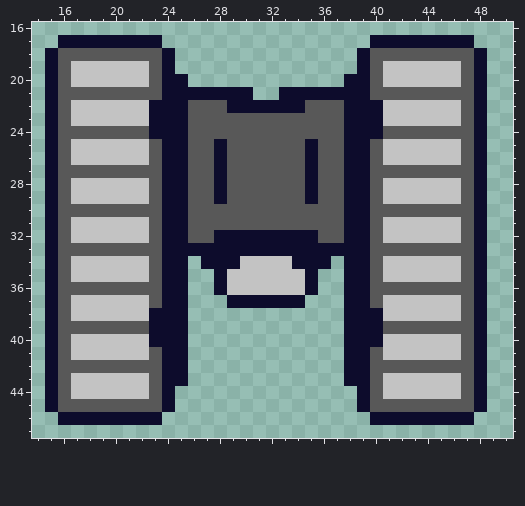
File history of a pixel-art sprite, Assets/Sprites/Bodies/robot2.png. Above, as it was before the edit.
The file is 64x64 pixels. Shown: x 14..50, y 16..47. The old version is drawn lined up with the new one.
The same view after the edit:
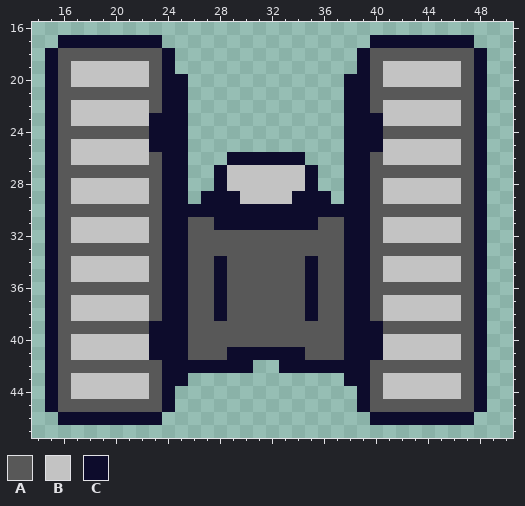
Palette (. is transparent): A #585858  B #c3c3c3  C #0d0c2c
Edits made:
{"change": "whole drawing moved by +0,+1 (the old picture is shown already moved)"}
{"y":21,"x":26,"old":"CCCCC","new":"....."}
{"y":21,"x":33,"old":"CCCCC","new":"....."}
{"y":22,"x":23,"old":"C","new":"A"}
{"y":22,"x":26,"old":"AAACCCCCCAAA","new":"............"}
{"y":22,"x":40,"old":"C","new":"A"}
{"y":23,"x":26,"old":"AAAAAAAAAAAA","new":"............"}
{"y":24,"x":26,"old":"AAAAAAAAAAAA","new":"............"}
{"y":25,"x":23,"old":"A","new":"C"}
{"y":25,"x":26,"old":"AACAAAAAACAA","new":"............"}
{"y":25,"x":40,"old":"A","new":"C"}
{"y":26,"x":26,"old":"AACAAAAAACAA","new":"...CCCCCC..."}
{"y":27,"x":26,"old":"AA","new":".."}
{"y":27,"x":29,"old":"AAAAAA","new":"BBBBBB"}
{"y":27,"x":36,"old":"AA","new":".."}
{"y":28,"x":26,"old":"AA","new":".."}
{"y":28,"x":29,"old":"AAAAAA","new":"BBBBBB"}
{"y":28,"x":36,"old":"AA","new":".."}
{"y":29,"x":26,"old":"AA","new":".C"}
{"y":29,"x":29,"old":"AAAAAA","new":"CBBBBC"}
{"y":29,"x":36,"old":"AA","new":"C."}
{"y":30,"x":26,"old":"AAAAAAAAAAAA","new":"CCCCCCCCCCCC"}
{"y":31,"x":28,"old":"AAAAAAAA","new":"CCCCCCCC"}
{"y":32,"x":28,"old":"CCCCCCCC","new":"AAAAAAAA"}
{"y":33,"x":26,"old":"CCCCCCCCCCCC","new":"AAAAAAAAAAAA"}
{"y":34,"x":26,"old":".C","new":"AA"}
{"y":34,"x":29,"old":"CBBBBC","new":"AAAAAA"}
{"y":34,"x":36,"old":"C.","new":"AA"}
{"y":35,"x":26,"old":"..","new":"AA"}
{"y":35,"x":29,"old":"BBBBBB","new":"AAAAAA"}
{"y":35,"x":36,"old":"..","new":"AA"}
{"y":36,"x":26,"old":"..","new":"AA"}
{"y":36,"x":29,"old":"BBBBBB","new":"AAAAAA"}
{"y":36,"x":36,"old":"..","new":"AA"}
{"y":37,"x":26,"old":"...CCCCCC...","new":"AACAAAAAACAA"}
{"y":38,"x":23,"old":"C","new":"A"}
{"y":38,"x":26,"old":"............","new":"AACAAAAAACAA"}
{"y":38,"x":40,"old":"C","new":"A"}
{"y":39,"x":26,"old":"............","new":"AAAAAAAAAAAA"}
{"y":40,"x":26,"old":"............","new":"AAAAAAAAAAAA"}
{"y":41,"x":23,"old":"A","new":"C"}
{"y":41,"x":26,"old":"............","new":"AAACCCCCCAAA"}
{"y":41,"x":40,"old":"A","new":"C"}
{"y":42,"x":26,"old":".....","new":"CCCCC"}
{"y":42,"x":33,"old":".....","new":"CCCCC"}
{"label":"changed","picture_box":[149,87,383,373]}
